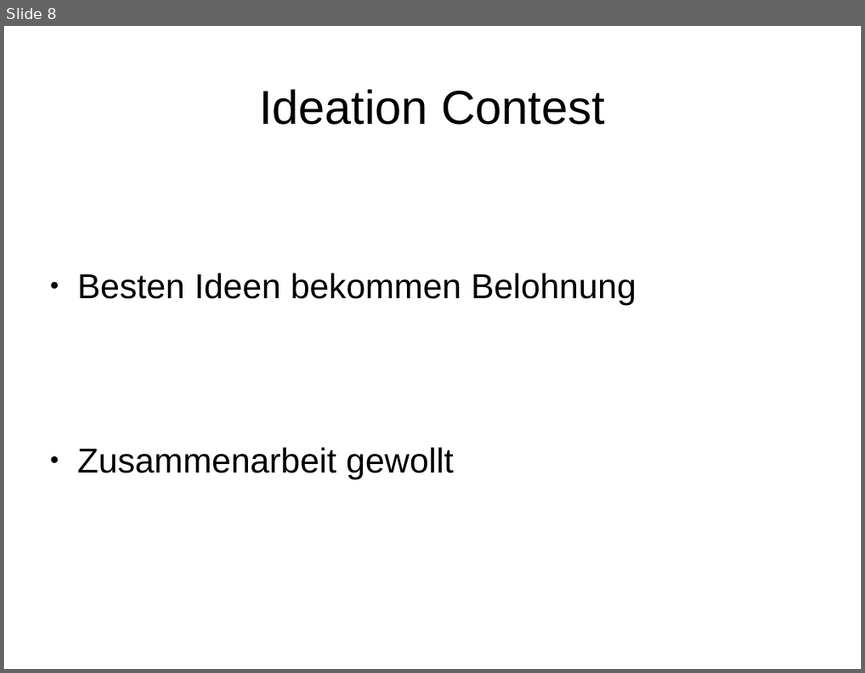
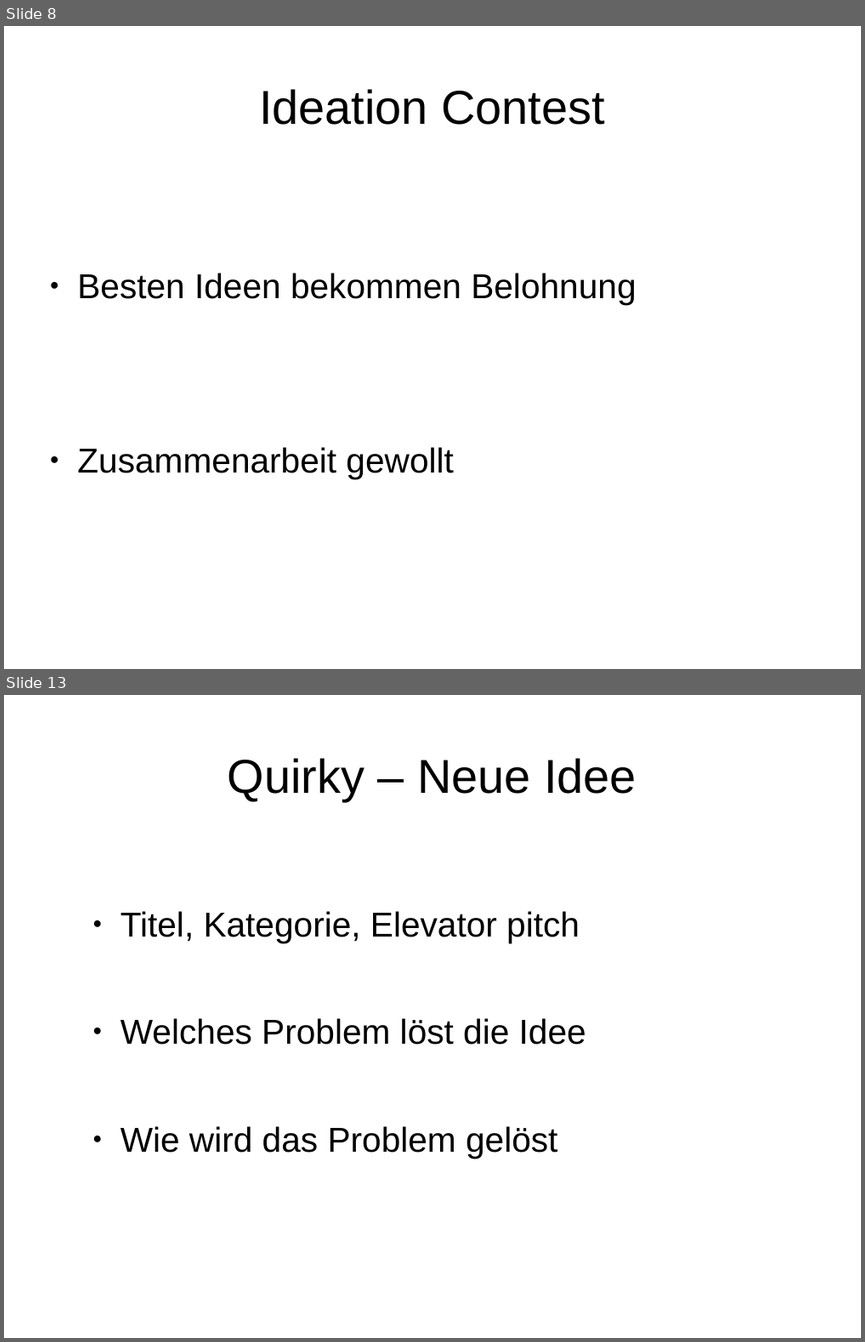
Before and after one commit to Anton1718/IMM_SocialMediaInADevelopmentProcess4711, a slide deck: Folien-Co-Creation.odp. Shown one above the other, each under a label of ours: slide 8 before the commit, slides 8 and 13 after it; the slides between them are not shown. The pictures are 865x673 and 865x1342 pixels, drawn with LibreOffice and Linux fonts; fonts in the diff are those of the drawing. Boxes give left, top, right and bottom in pixels: in the first picture for what was removed or moved away, otherwise in the second. Text is boxed around its words. In the diff, an @@ line names an element or a change of style, - is before the commit and + after.

```diff
--- a/Folien-Co-Creation.odp
+++ b/Folien-Co-Creation.odp
@@ slide 13 added at [4,695,861,1338], background #FFFFFF @@
@@ title added at [228,758,636,801], 44 pt, text #000000 @@
+Quirky – Neue Idee
@@ text added at [120,911,586,1157], 32 pt, text #000000 @@
+  ● Titel, Kategorie, Elevator pitch
+  ● Welches Problem löst die Idee
+  ● Wie wird das Problem gelöst
```
Also in this commit, not shown: 1 slide changed, 8 other slides added, 1 slide removed, 1 other file.
